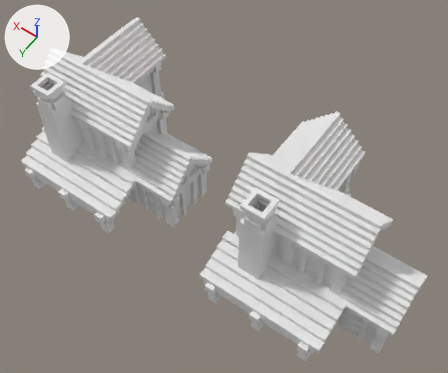
An edit to the FBX model CrazyGamesJam24-Unity/Assets/_CrazyGames24/03_Environment/Mesh/SM_Houses.fbx, drawn before and after from the same camera.
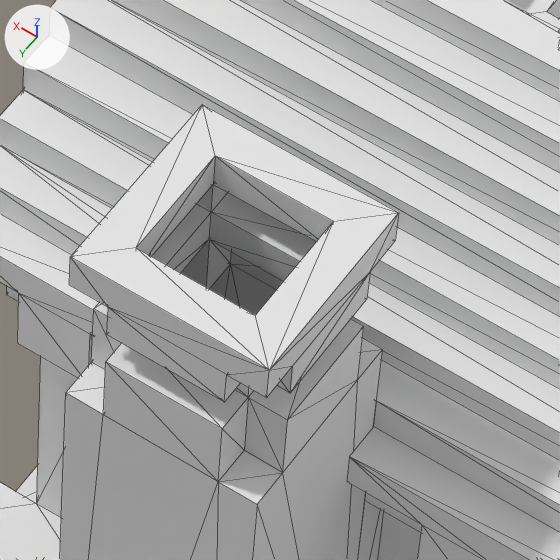
The first picture shows the older version from a 50 mm camera at (-10.8, 32.2, 58.4) aimed at (12.5, -0.3, 7.3). The close-ups show both versions on the part from 52% to 67% of the width and 47% to 65% of the height of that picture; other places that the commit changed are outside them. The axes (+X, +Y, +Z) are drawn at upper left. The lights are the same throughout. The close-ups show mesh edges as thin lines.

In view in the first close-up: 'SM_House_01'.
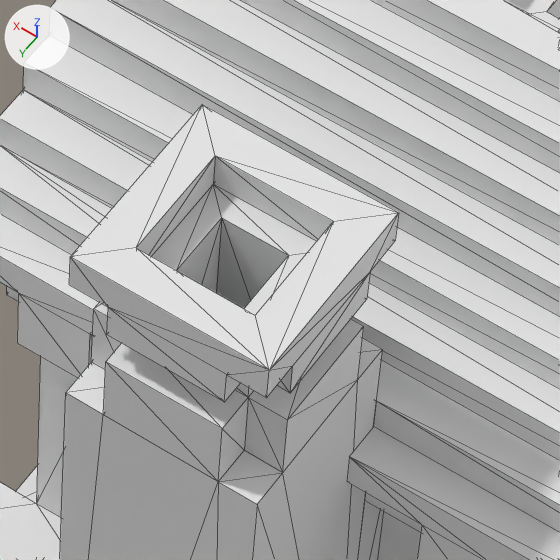
The change in detail:
me_sm_house_01_001 is used by ob_sm_house_01; location (0.0, 0.0, 0.0).
me_sm_house_01_001 had 1538 vertices, 2940 faces and spanned x -9.2..9.5, y -9.6..8.6, z 0.0..15.3.
me_sm_house_01_001 now has 1546 vertices, 2956 faces and spans x -9.2..9.5, y -9.6..8.6, z 0.0..15.3.
Part 1, on me_sm_house_01_001:
8 vertices are added at x 4.9..5.7, y 4.0..4.8, z 12.5..14.8.
16 new faces join them.

Location of each change, [x1, y1, x2, y2] in pixels of the close-ups (560 x 560 px):
part 1 of me_sm_house_01_001, added: after [151, 184, 316, 315]
